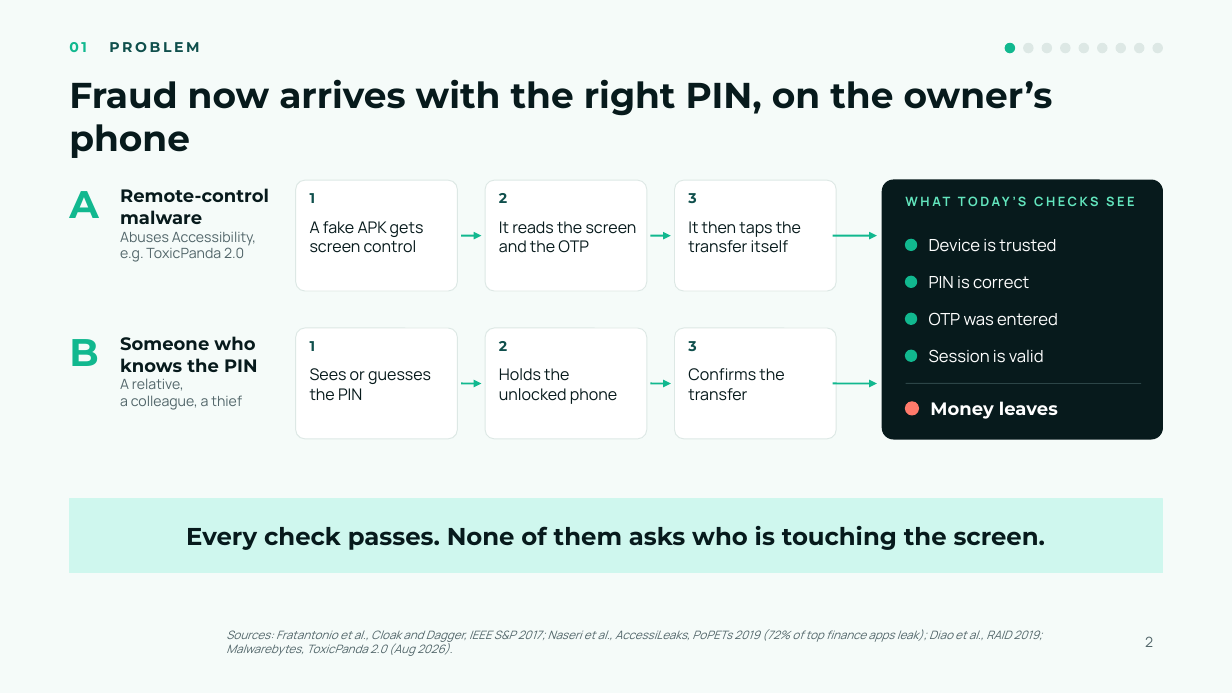
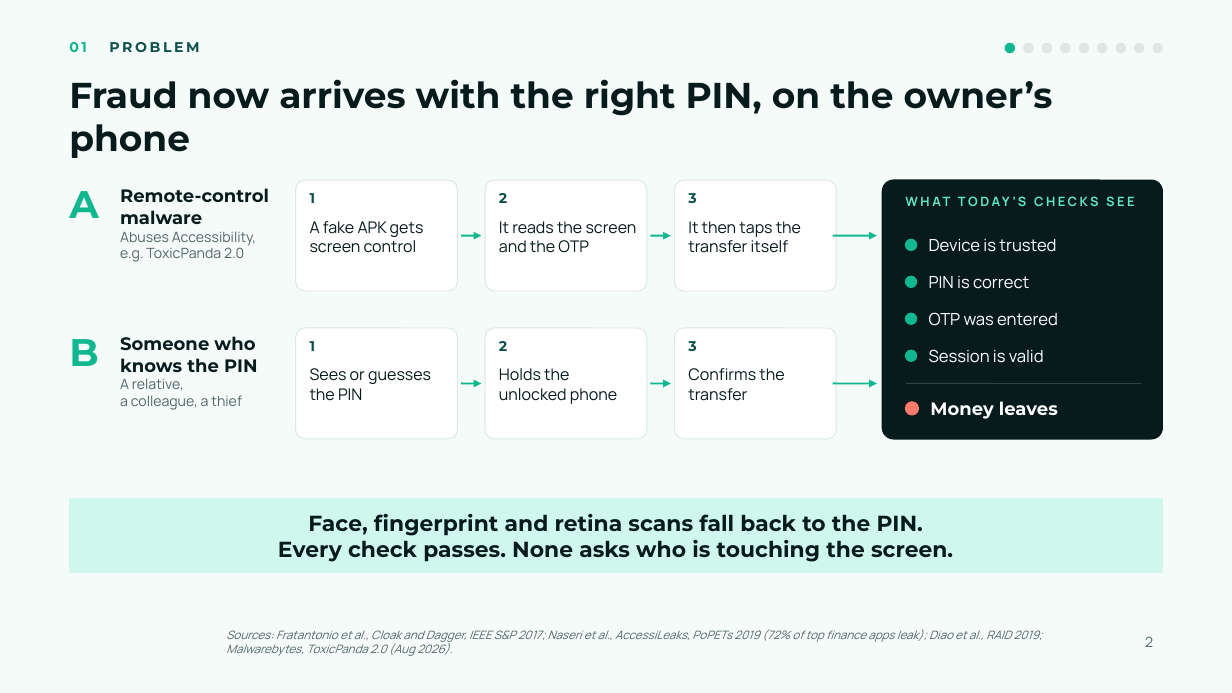
Before and after one commit to Odylytics/Innate_Odylytics, a slide deck: slide 2 of submission/Slide/Innate-slides.pptx. Drawn at 1232x693 pixels with LibreOffice and Linux fonts; fonts in the diff are those of the drawing; background and template pictures are left out. Boxes give left, top, right and bottom in pixels: in the first picture for what was removed or moved away, otherwise in the second. Text is boxed around its words. In the diff, an @@ line names an element or a change of style, - is before the commit and + after.

```diff
--- a/submission/Slide/Innate-slides.pptx
+++ b/submission/Slide/Innate-slides.pptx
@@ text at (x1=278, y1=514, x2=953, y2=562): text changed; size 19 to 17 pt @@
-Every check passes. None of them asks who is touching the screen.
+Face, fingerprint and retina scans fall back to the PIN.
+Every check passes. None asks who is touching the screen.
```
Also in this commit, not shown: 1 slide added, 1 slide removed, 9 other files.
